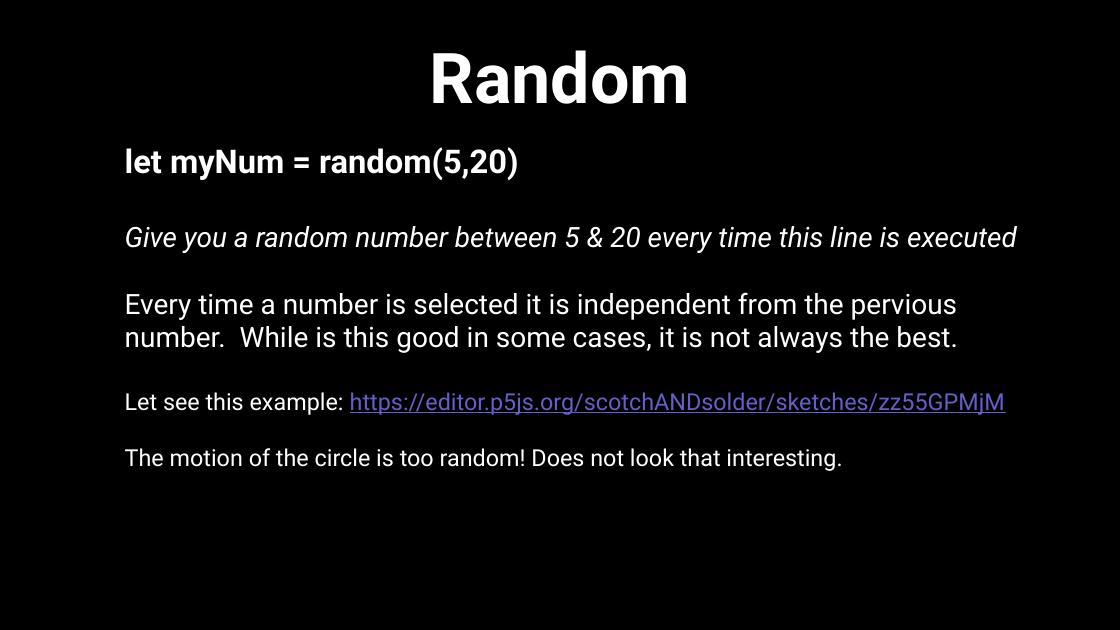
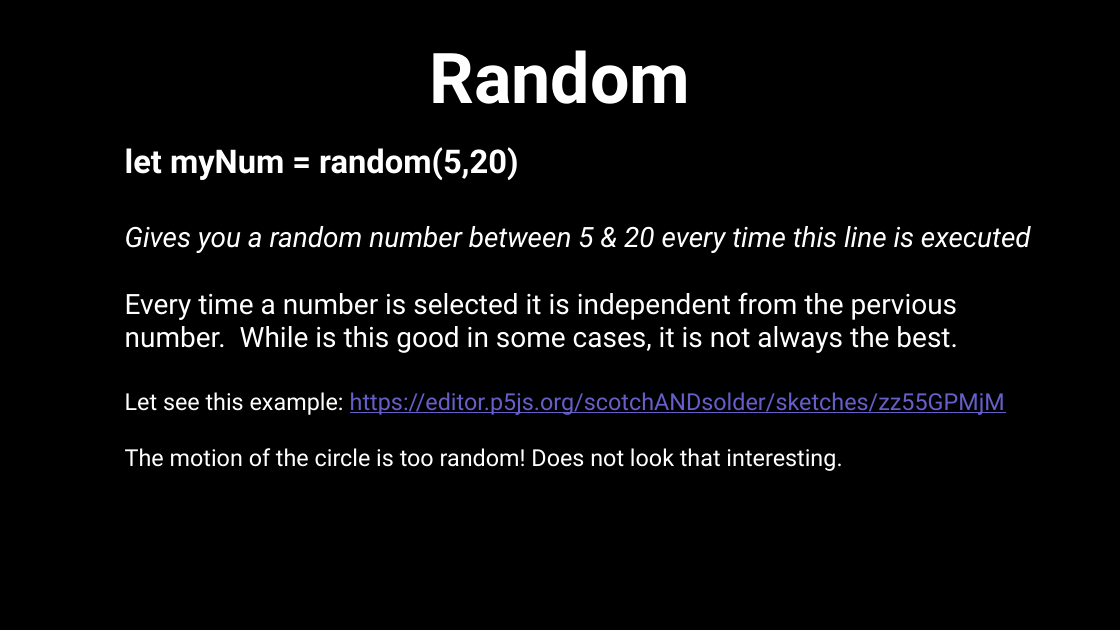
Before and after one commit to scotchANDsolder/Classes-and-Teaching, a slide deck: slide 2 of STA-491-PC-F21/9 - Smooth Motions & Projection Tips.pptx. Drawn at 1120x630 pixels with LibreOffice and Linux fonts; fonts in the diff are those of the drawing. Boxes give left, top, right and bottom in pixels: in the first picture for what was removed or moved away, otherwise in the second. Text is boxed around its words. In the diff, an @@ line names an element or a change of style, - is before the commit and + after.

```diff
--- a/STA-491-PC-F21/9 - Smooth Motions & Projection Tips.pptx
+++ b/STA-491-PC-F21/9 - Smooth Motions & Projection Tips.pptx
@@ text at [125,226,1031,253]: text changed @@
-Give you a random number between 5 & 20 every time this line is executed
+Gives you a random number between 5 & 20 every time this line is executed
```
Also in this commit, not shown: 2 other slides changed, 1 other file.
